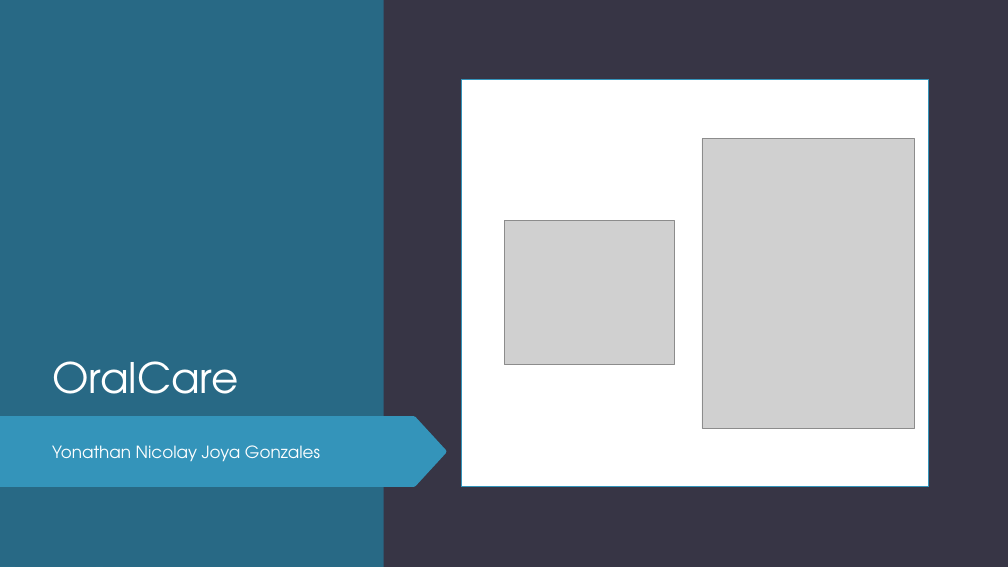
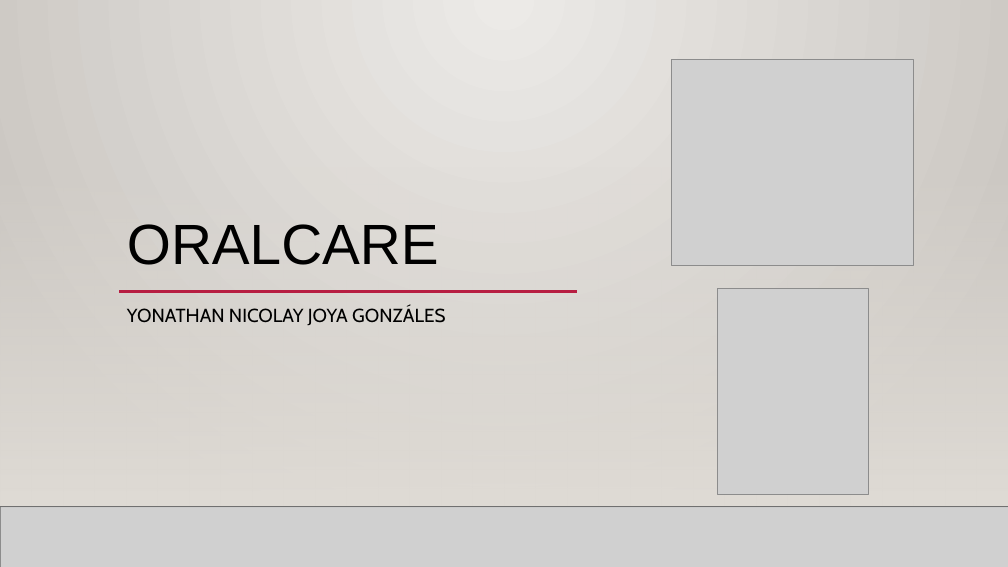
Before and after one commit to nicolay-dev/ProyectoOdontologico, a slide deck: slide 1 of Documentación/Oral-Care-Expo.pptx. Drawn at 1008x567 pixels with LibreOffice and Linux fonts; fonts in the diff are those of the drawing; grey boxes stand for pictures; background and template pictures are left out. Boxes give left, top, right and bottom in pixels: in the first picture for what was removed or moved away, otherwise in the second. Text is boxed around its words. In the diff, an @@ line names an element or a change of style, - is before the commit and + after.

```diff
--- a/Documentación/Oral-Care-Expo.pptx
+++ b/Documentación/Oral-Care-Expo.pptx
@@ background #373545 to gradient #ECEAE7 to #CAC7C1 @@
@@ rectangle at (x1=0, y1=0, x2=1008, y2=567): fill #373545 to gradient #ECEAE7 to #CAC7C1 @@
@@ rectangle removed at (x1=0, y1=0, x2=15, y2=567) @@
@@ rectangle removed at (x1=0, y1=0, x2=383, y2=567) @@
@@ picture resized from (x1=504, y1=220, x2=675, y2=364) to (x1=672, y1=60, x2=914, y2=266) @@
@@ rectangle resized from (x1=462, y1=80, x2=929, y2=488) to (x1=0, y1=167, x2=1008, y2=507) @@
@@ rectangle at (x1=0, y1=167, x2=1008, y2=507): fill #FFFFFF to gradient #DFDBD5; outline #3494BA 1 pt to none @@
@@ rectangle added at (x1=0, y1=167, x2=1008, y2=507), fill gradient #DFDBD5 @@
@@ title at (x1=127, y1=224, x2=439, y2=265): text changed; size 40 to 54 pt; font TeX Gyre Adventor to Arial; text colour #FEFFFF to #000000 @@
-OralCare
+ORALCARE
@@ subtitle "YONATHAN NICOLAY JOYA GONZÁLES" at (x1=127, y1=308, x2=445, y2=325): vertical alignment middle to top @@
@@ line added from (119, 292) to (577, 292), #B71E42 2.5 pt @@
@@ line added from (200, 292) to (914, 292), #B71E42 2.5 pt @@
@@ picture resized from (x1=702, y1=139, x2=915, y2=429) to (x1=717, y1=288, x2=868, y2=495) @@
@@ subtitle at (x1=127, y1=308, x2=445, y2=325): text changed; size 16 to 18 pt; font TeX Gyre Adventor to Cabin; text colour #FEFFFF to #000000 @@
-Yonathan Nicolay Joya Gonzales
+YONATHAN NICOLAY JOYA GONZÁLES
@@ freeform shape removed at (x1=0, y1=358, x2=144, y2=422) @@
@@ freeform shape removed at (x1=0, y1=416, x2=447, y2=487) @@
@@ line added from (0, 507) to (1008, 507), #000001 1 pt @@
@@ picture added at (x1=0, y1=507, x2=1008, y2=567) @@
@@ line added from (0, 507) to (1008, 507), #000001 1 pt @@
@@ group removed at (x1=0, y1=213, x2=117, y2=567): 5 freeform shapes @@
@@ group removed at (x1=2, y1=0, x2=119, y2=567): 5 freeform shapes @@
```
Also in this commit, not shown: 12 other slides changed, 1 slide added.
